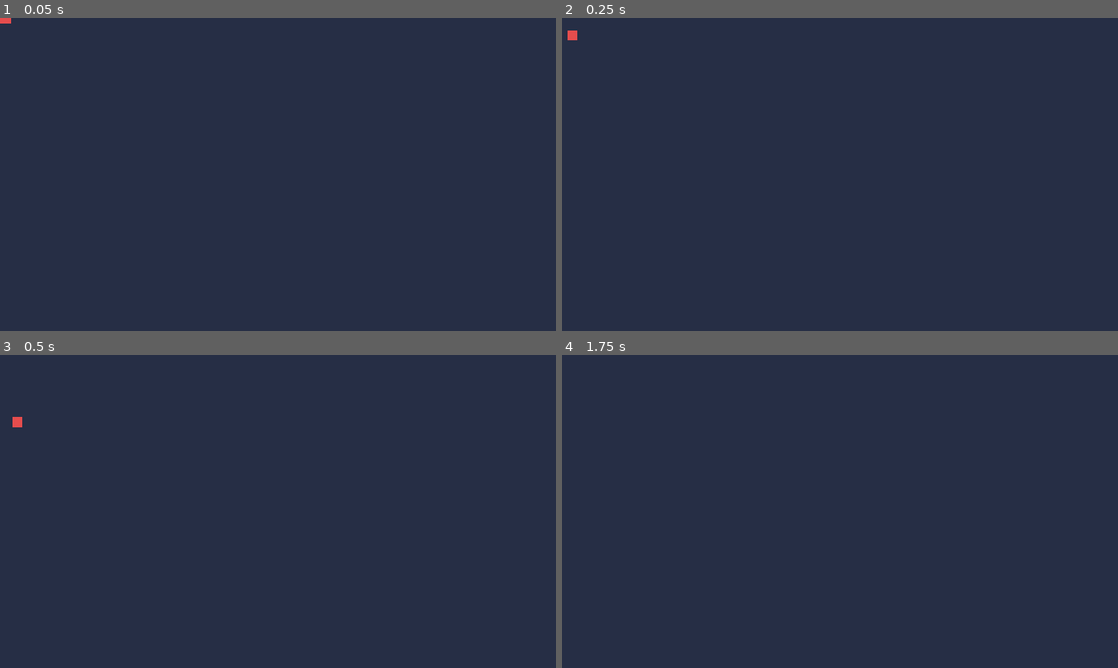
Above: before the commit, frames 1-4 (two rows, left to right).
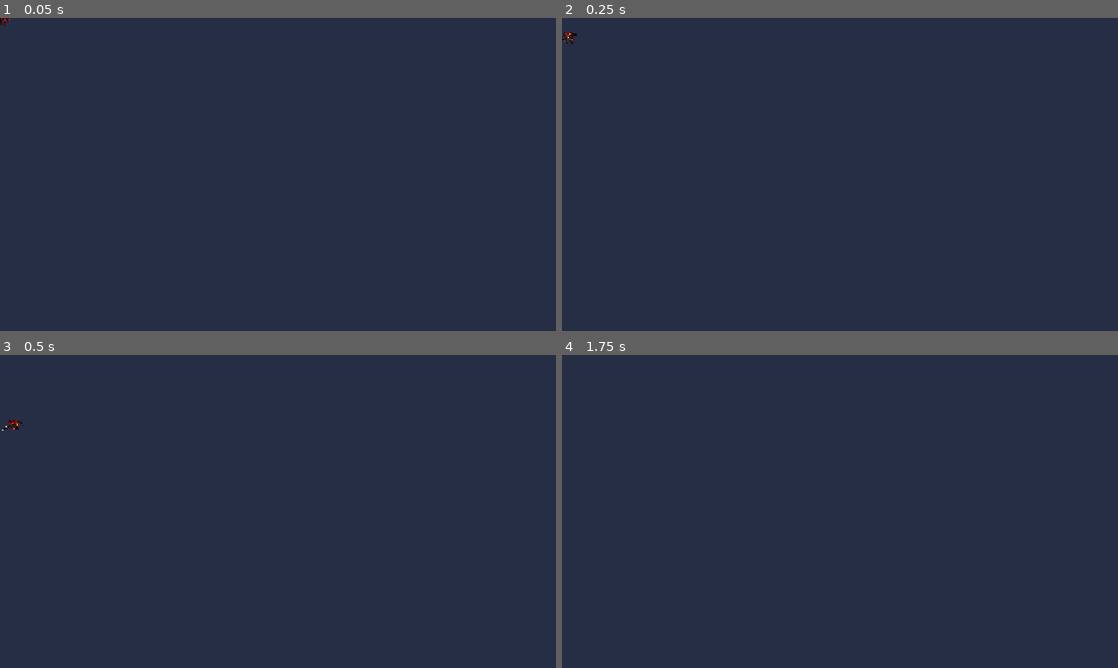
Above: after the commit, the same moments.

Repository: Crapula1/2d-platformer
Game: Godot game, scene res://scenes/Enemy.tscn
The game is run twice, just before and just after one commit, with the same random seed, the same clock (stepped at 60 frames per second) and the same inputs. This scene is started directly instead of the project's main scene.
Inputs (mouse positions are in pixels of both pictures, inside the frame that each line leads up to):
- Up to frame 1 (0.05 s): no input
- Up to frame 2 (0.25 s): no input
- Up to frame 3 (0.5 s): no input
- Up to frame 4 (1.75 s): tap Enter at 0.5 s; move the mouse to (962, 495) at 0.52 s; hold D (move_right) 0.53-1.25 s; tap J (attack) at 0.6 s; click (962, 495) at 0.67 s; tap Space (jump) at 0.77, 1.07 s; tap R (restart) at 1.25 s; drag from (728, 527) to (812, 574) at 1.27 s

The runs differ from the first frame. In frame 1, less than 0.1% of the frame differs, in the area x 0-2%, y 0-3%; in frame 2, less than 0.1%; in frame 3, less than 0.1%, in the area x 0-5%, y 19-25%; in frame 4, nothing differs.

Commit message:
feat: sprite-based enemy grunt via greater-demon pipeline
Convert the base Enemy from a ColorRect box to an AnimatedSprite2D driven
by the greater_demon frame set (idle/walk/hurt/die). Enemy.gd now plays
animations, flips via flip_h, and uses modulate for the hit flash.

Co-Authored-By: Claude Opus 4.7 <noreply@anthropic.com>

Diff:
--- a/scenes/Enemy.tscn
+++ b/scenes/Enemy.tscn
@@ -1,6 +1,105 @@
-[gd_scene load_steps=5 format=3]
+[gd_scene load_steps=25 format=3]
 
 [ext_resource type="Script" path="res://scripts/Enemy.gd" id="1_enemy"]
+[ext_resource type="Texture2D" uid="uid://dk4v8qm1eioqj" path="res://assets/sprites/greater_demon/idle_0.png" id="2_idle0"]
+[ext_resource type="Texture2D" uid="uid://sou7uub77rv7" path="res://assets/sprites/greater_demon/idle_1.png" id="3_idle1"]
+[ext_resource type="Texture2D" uid="uid://cj66rh8kdau8l" path="res://assets/sprites/greater_demon/idle_2.png" id="4_idle2"]
+[ext_resource type="Texture2D" uid="uid://7k3weq3aaehy" path="res://assets/sprites/greater_demon/idle_3.png" id="5_idle3"]
+[ext_resource type="Texture2D" uid="uid://uriar6snbkju" path="res://assets/sprites/greater_demon/walk_0.png" id="6_walk0"]
+[ext_resource type="Texture2D" uid="uid://cgaqxu0d3ifbm" path="res://assets/sprites/greater_demon/walk_1.png" id="7_walk1"]
+[ext_resource type="Texture2D" uid="uid://d0y3tv4ka2eln" path="res://assets/sprites/greater_demon/walk_2.png" id="8_walk2"]
+[ext_resource type="Texture2D" uid="uid://be6qw0ydv6on" path="res://assets/sprites/greater_demon/walk_3.png" id="9_walk3"]
+[ext_resource type="Texture2D" uid="uid://bwqp8rp2f06m" path="res://assets/sprites/greater_demon/walk_4.png" id="10_walk4"]
+[ext_resource type="Texture2D" uid="uid://dsk3o25rjwgjl" path="res://assets/sprites/greater_demon/walk_5.png" id="11_walk5"]
+[ext_resource type="Texture2D" uid="uid://cyk4274tuw63q" path="res://assets/sprites/greater_demon/hurt_0.png" id="12_hurt0"]
+[ext_resource type="Texture2D" uid="uid://cyteo6usrgeps" path="res://assets/sprites/greater_demon/hurt_1.png" id="13_hurt1"]
+[ext_resource type="Texture2D" uid="uid://cdqo6kk5vhdsw" path="res://assets/sprites/greater_demon/hurt_2.png" id="14_hurt2"]
+[ext_resource type="Texture2D" uid="uid://bj1t0xxxs2sfk" path="res://assets/sprites/greater_demon/die_0.png" id="15_die0"]
+[ext_resource type="Texture2D" uid="uid://dx3ev5vk08u2k" path="res://assets/sprites/greater_demon/die_1.png" id="16_die1"]
+[ext_resource type="Texture2D" uid="uid://doluqdpqsikt4" path="res://assets/sprites/greater_demon/die_2.png" id="17_die2"]
+[ext_resource type="Texture2D" uid="uid://cpo0g5x4jpikb" path="res://assets/sprites/greater_demon/die_3.png" id="18_die3"]
+[ext_resource type="Texture2D" uid="uid://e3g22egemdyf" path="res://assets/sprites/greater_demon/die_4.png" id="19_die4"]
+[ext_resource type="Texture2D" uid="uid://c34pcjqv0njqe" path="res://assets/sprites/greater_demon/die_5.png" id="20_die5"]
+
+[sub_resource type="SpriteFrames" id="SpriteFrames_enemy"]
+animations = [{
+"frames": [{
+"duration": 1.0,
+"texture": ExtResource("15_die0")
+}, {
+"duration": 1.0,
+"texture": ExtResource("16_die1")
+}, {
+"duration": 1.0,
+"texture": ExtResource("17_die2")
+}, {
+"duration": 1.0,
+"texture": ExtResource("18_die3")
+}, {
+"duration": 1.0,
+"texture": ExtResource("19_die4")
+}, {
+"duration": 1.0,
+"texture": ExtResource("20_die5")
+}],
+"loop": false,
+"name": &"die",
+"speed": 8.0
+}, {
+"frames": [{
+"duration": 1.0,
+"texture": ExtResource("12_hurt0")
+}, {
+"duration": 1.0,
+"texture": ExtResource("13_hurt1")
+}, {
+"duration": 1.0,
+"texture": ExtResource("14_hurt2")
+}],
+"loop": false,
+"name": &"hurt",
+"speed": 10.0
+}, {
+"frames": [{
+"duration": 1.0,
+"texture": ExtResource("2_idle0")
+}, {
+"duration": 1.0,
+"texture": ExtResource("3_idle1")
+}, {
+"duration": 1.0,
+"texture": ExtResource("4_idle2")
+}, {
+"duration": 1.0,
+"texture": ExtResource("5_idle3")
+}],
+"loop": true,
+"name": &"idle",
+"speed": 5.0
+}, {
+"frames": [{
+"duration": 1.0,
+"texture": ExtResource("6_walk0")
+}, {
+"duration": 1.0,
+"texture": ExtResource("7_walk1")
+}, {
+"duration": 1.0,
+"texture": ExtResource("8_walk2")
+}, {
+"duration": 1.0,
+"texture": ExtResource("9_walk3")
+}, {
+"duration": 1.0,
+"texture": ExtResource("10_walk4")
+}, {
+"duration": 1.0,
+"texture": ExtResource("11_walk5")
+}],
+"loop": true,
+"name": &"walk",
+"speed": 10.0
+}]
 
 [sub_resource type="SceneReplicationConfig" id="ReplConfig_enemy"]
 properties/0/path = NodePath(".:position")
@@ -27,12 +126,13 @@
 collision_mask = 1
 script = ExtResource("1_enemy")
 
-[node name="Sprite" type="ColorRect" parent="."]
-offset_left = -12.0
-offset_top = -12.0
-offset_right = 12.0
-offset_bottom = 12.0
-color = Color(0.9, 0.3, 0.3, 1)
+[node name="Sprite" type="AnimatedSprite2D" parent="."]
+texture_filter = 1
+scale = Vector2(0.3, 0.3)
+sprite_frames = SubResource("SpriteFrames_enemy")
+animation = &"idle"
+autoplay = "idle"
+speed_scale = 100.0
 
 [node name="CollisionShape2D" type="CollisionShape2D" parent="."]
 shape = SubResource("RectangleShape2D_enemy")
--- a/scripts/Enemy.gd
+++ b/scripts/Enemy.gd
@@ -15,9 +15,8 @@
 var start_position: Vector2
 var is_dead: bool = false
 var stunned_timer: float = 0.0
-var _base_color: Color
 
-@onready var sprite: ColorRect = $Sprite
+@onready var sprite: AnimatedSprite2D = $Sprite
 @onready var wall_check: RayCast2D = $WallCheck
 @onready var floor_check: RayCast2D = $FloorCheck
 
@@ -30,8 +29,8 @@
 			speed *= RunState.enemy_speed_mult
 	current_health = max_health
 	start_position = global_position
-	_base_color = sprite.color
 	add_to_group("enemy")
+	_play(&"idle")
 
 func _physics_process(delta: float) -> void:
 	if not Net.is_solo() and not is_multiplayer_authority():
@@ -46,6 +45,7 @@
 	if stunned_timer > 0:
 		stunned_timer -= delta
 		velocity.x = move_toward(velocity.x, 0, 400 * delta)
+		_play(&"idle")
 	else:
 		# Patrol logic
 		velocity.x = direction * speed
@@ -63,8 +63,9 @@
 		elif is_on_floor() and not floor_check.is_colliding():
 			direction *= -1
 
-		# Update sprite facing
-		sprite.position.x = -2 * direction
+		# Update sprite facing. Art faces left at rest; flip_h when walking right.
+		sprite.flip_h = direction > 0
+		_play(&"walk")
 
 	if not is_on_floor():
 		velocity.y += gravity * delta
@@ -108,15 +109,17 @@
 
 @rpc("authority", "call_local", "reliable")
 func net_flash() -> void:
-	sprite.color = Color.WHITE
+	# Tint white for a beat as a hit flash, then settle back to normal.
+	sprite.modulate = Color(3.0, 3.0, 3.0)
 	get_tree().create_timer(0.1).timeout.connect(func():
 		if is_instance_valid(self) and not is_dead:
-			sprite.color = _base_color
+			sprite.modulate = Color.WHITE
 	)
 
 func _die() -> void:
 	is_dead = true
-	sprite.color = Color(0.3, 0.3, 0.3)
+	sprite.modulate = Color(0.6, 0.6, 0.6)
+	_play(&"die")
 	$CollisionShape2D.set_deferred("disabled", true)
 	$Hurtbox/CollisionShape2D.set_deferred("disabled", true)
 	# Fall off screen
@@ -138,3 +141,10 @@
 		return
 	scene_root.add_child(pickup)
 	pickup.global_position = global_position
+
+func _play(anim: StringName) -> void:
+	# Death animation is terminal — never let patrol/idle clobber it.
+	if is_dead and anim != &"die":
+		return
+	if sprite.animation != anim:
+		sprite.play(anim)
